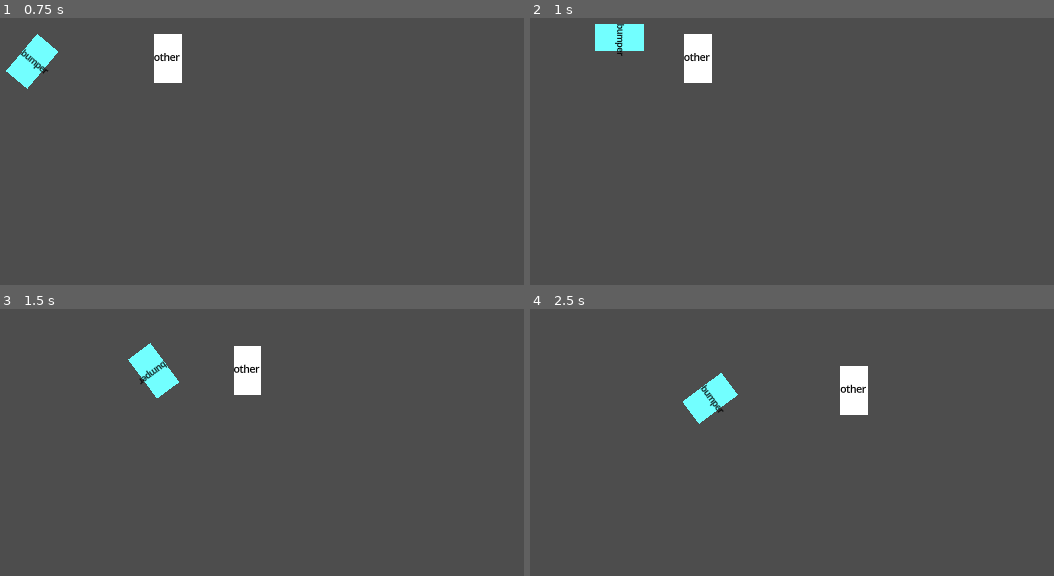
Above: before the commit, frames 1-4 (two rows, left to right).
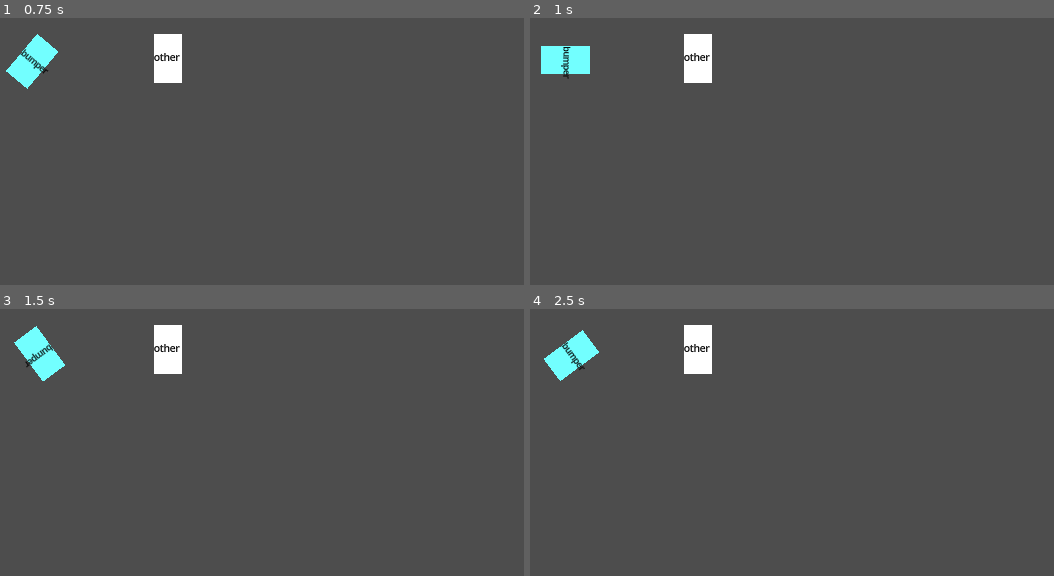
Above: after the commit, the same moments.

Repository: hpi-swa-lab/godot-pronto
Game: Godot game, scene res://prototypes/wwek-0-kart-Bumper.tscn
Two runs of this game, one before a commit and one after it. Both use one fixed random seed, a clock stepped at 60 frames per second and the inputs below. The project has no main scene, so this scene is started directly.
Inputs (mouse positions are in pixels of both pictures, inside the frame that each line leads up to):
- Up to frame 1 (0.75 s): tap Enter at 0.5 s; move the mouse to (309, 36) at 0.52 s; hold Right (ui_right) from 0.53 s (still down); tap J at 0.6 s; click (309, 36) at 0.67 s
- Up to frame 2 (1 s): keep holding Right (ui_right); tap Up (ui_up) at 0.77 s
- Up to frame 3 (1.5 s): release Right (ui_right) at 1.25 s; drag from (outside the picture) to (136, 349) at 1.27 s
- Up to frame 4 (2.5 s): move the mouse to (outside the picture) at 2.02 s; hold Left (ui_left) from 2.03 s (still down); tap I at 2.1 s

Frame 1 is identical in both runs. In frame 2, 1.9% of the frame differs, in the area x 2-22%, y 2-23%; in frame 3, 3.7%; in frame 4, 3.9%, in the area x 2-65%, y 5-44%.

Commit message:
adapt acceleration

Diff:
--- a/prototypes/wwek-0-kart-Bumper.tscn
+++ b/prototypes/wwek-0-kart-Bumper.tscn
@@ -83,6 +83,7 @@
 [node name="Move" type="Node2D" parent="kart"]
 position = Vector2(119, 28)
 script = ExtResource("2_q37re")
+acceleration = 1.0
 friction = 2.0
 rotated = true
 rotation_speed = 200.0
@@ -109,6 +110,7 @@
 [node name="Move" type="Node2D" parent="enemy_kart"]
 position = Vector2(36, -6)
 script = ExtResource("2_q37re")
+acceleration = 1.0
 friction = 2.0
 rotated = true
 rotation_speed = 200.0
